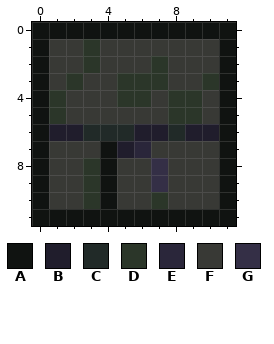
A pixel-art sprite gets an edit: Sources/Modules/Yggdrasil/KelpCurtain/Items/Placeables/Walls/AgedGreenCourtWall_Item.png. The picture above was drawn from the file before the commit.
The file is 24x24 pixels, drawn in blocks of 2x2; one block is one cell here. Colours within 5 levels of each other are drawn and written as one.
Palette (. is transparent): A #101311  B #201d2c  C #212a28  D #2b3629  E #2a263a  F #383935  G #342f46
Pixels before, first column x 0:
 0 AAAAAAAAAAAA
 1 AFFDFFFFFFFA
 2 AFFDFFFDFFFA
 3 AFDFFDDDFFDA
 4 ADFFFDDFDDFA
 5 ADFFFFFFDDFA
 6 ABBCCCBBCBBA
 7 AFFFABEFFFFA
 8 AFFDAFFGFFFA
 9 AFFDAFFGFFFA
10 AFFDAFFDFFFA
11 AAAAAAAAAAAA
Once edited:
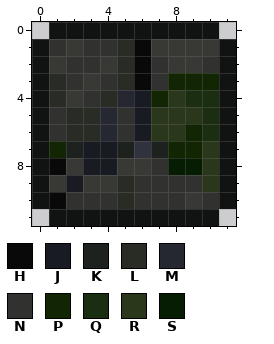
Colours new in this view: H #080908  J #191b22  K #1d221f  L #282c25  M #252731  N #31312f  P #132604  Q #1c2e12  R #2a371b  S #071d03
Difference:
Colour E changes from #2a263a to #30323d.
Colour F replaces colour A in row 9 at x 4.
Colour F replaces colour D in row 9 at x 3.
Colour H replaces colour D in row 3 at x 6.
Colour H replaces colour F in rows 1 to 2 at x 6; in row 8 at x 1; in row 10 at x 1.
Colour J replaces colour A in rows 7 to 8 at x 4.
Colour J replaces colour B in row 6 at x 6.
Colour J replaces colour D in row 4 at x 6; in row 8 at x 3.
Colour J replaces colour F in row 5 at x 6; in row 7 at x 3; in row 9 at x 2.
Colour K replaces colour B in row 7 at x 5.
Colour K replaces colour F in row 7 at x 2 and 7.
Colour L replaces colour B in row 6 at x 2.
Colour L replaces colour C in row 6 at x 3.
Colour L replaces colour D in row 3 at x 5; in row 4 at x 1.
Colour L replaces colour F in rows 1 to 2 at x 5; in row 3 at x 1; in row 4 at x 4; in row 5 at x 2 to 3; in rows 9 to 10 at x 5.
Colour M replaces colour C in row 6 at x 4.
Colour M replaces colour D in row 4 at x 5.
Colour M replaces colour F in row 5 at x 4.
Colour N replaces colour A in row 10 at x 4.
Colour N replaces colour B in row 6 at x 1.
Colour N replaces colour C in row 6 at x 5.
Colour N replaces colour D in row 1 at x 3; in row 2 at x 3 and 7; in row 3 at x 2 and 7; in row 5 at x 1; in row 10 at x 3 and 7.
Colour N replaces colour F in row 1 at x 1 and 4; in row 2 at x 2 and 10; in row 3 at x 4; in row 4 at x 3; in row 5 at x 5; in row 9 at x 6 and 8 to 9.
Colour N replaces colour F in row 10 at x 2, 6, 8 and 10.
Colour N replaces colour G in rows 8 to 9 at x 7.
Colour P replaces colour B in row 6 at x 9.
Colour P replaces colour D in row 3 at x 10.
Colour P replaces colour F in row 3 at x 8 to 9; in row 4 at x 7; in row 7 at x 1 and 8 to 9.
Colour Q replaces colour B in row 6 at x 10.
Colour Q replaces colour D in row 4 at x 9.
Colour Q replaces colour F in rows 4 to 5 at x 10.
Colour R replaces colour B in row 6 at x 7.
Colour R replaces colour C in row 6 at x 8.
Colour R replaces colour D in row 4 at x 8; in row 5 at x 8 to 9.
Colour R replaces colour F in row 5 at x 7; in rows 7 to 9 at x 10.
Colour S replaces colour F in row 8 at x 8 to 9.
Colour A is removed in row 0 at x 0 and 11; in row 11 at x 0 and 11.
